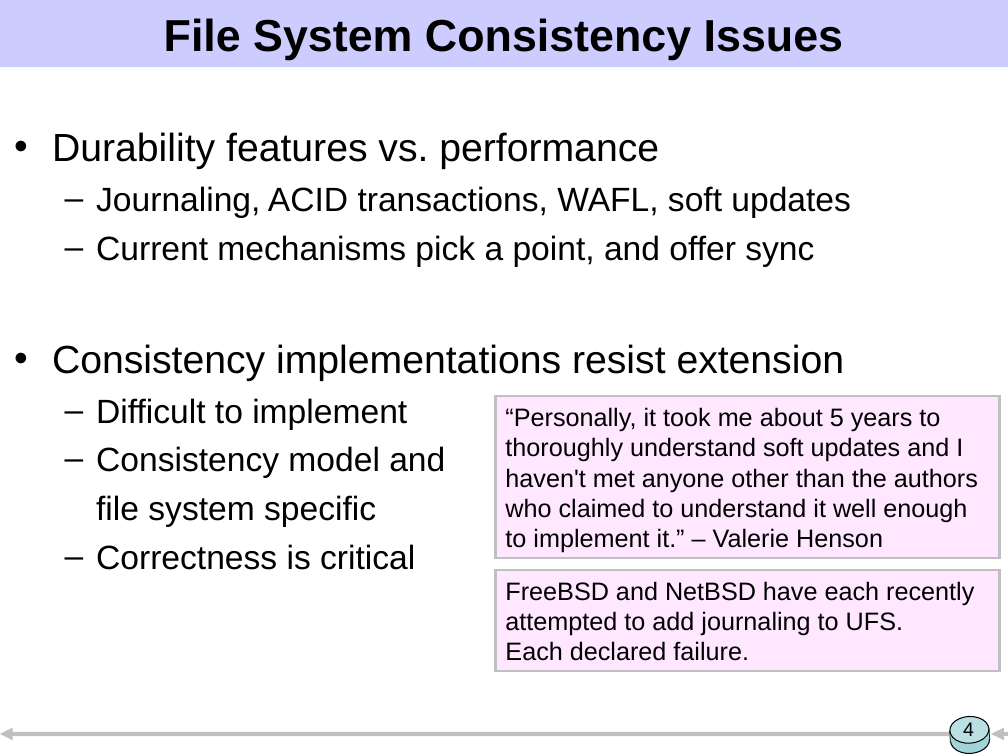
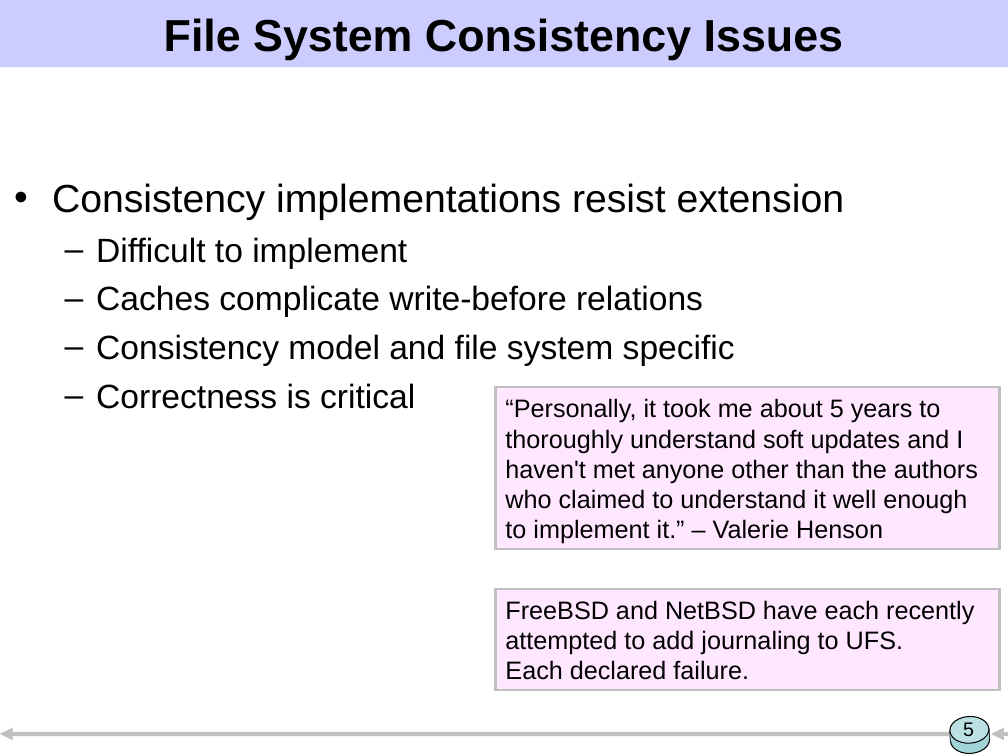
Before and after one commit to ucla-readable/fstitch-doc, a slide deck: slide 5 of sosp/pres.ppt (slide 4 before the commit). Drawn at 1008x756 pixels with LibreOffice and Linux fonts; fonts in the diff are those of the drawing. Boxes give left, top, right and bottom in pixels: in the first picture for what was removed or moved away, otherwise in the second. Text is boxed around its words. In the diff, an @@ line names an element or a change of style, - is before the commit and + after.

```diff
--- a/sosp/pres.ppt
+++ b/sosp/pres.ppt
@@ text at [52, 132, 851, 267]: paragraphs removed @@
-• Durability features vs. performance
-  – Journaling, ACID transactions, WAFL, soft updates
-  – Current mechanisms pick a point, and offer sync
@@ text "Consistency implementations resist extension": place and size @@
-text "Consistency implementations resist extension" at [52, 132, 851, 570]
+text "Consistency implementations resist extension" at [52, 183, 845, 409]
@@ text at [96, 285, 735, 366]: text changed @@
-  – Consistency model and
-  file system specific
+  – Caches complicate write-before relations
+  – Consistency model and file system specific
@@ rectangle "“Personally, it took me about ...": place and size @@
-rectangle "“Personally, it took me about ..." at [496, 396, 1000, 557]
+rectangle "“Personally, it took me about ..." at [496, 387, 1000, 548]
@@ rectangle "FreeBSD and NetBSD have each ...": place and size @@
-rectangle "FreeBSD and NetBSD have each ..." at [496, 570, 1000, 670]
+rectangle "FreeBSD and NetBSD have each ..." at [496, 589, 1000, 689]
@@ page number at [963, 722, 974, 737]: text changed @@
-4
+5
```
Also in this commit, not shown: 18 other slides changed, 6 slides added, 4 slides removed.
